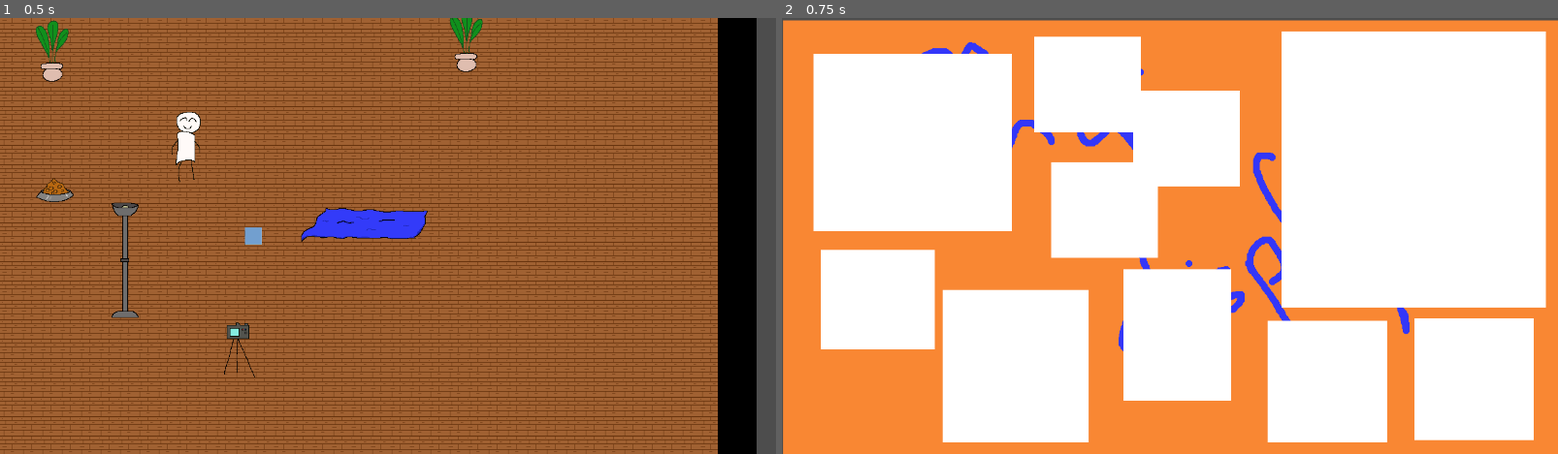
Above: before the commit, frames 1-2 (left to right).
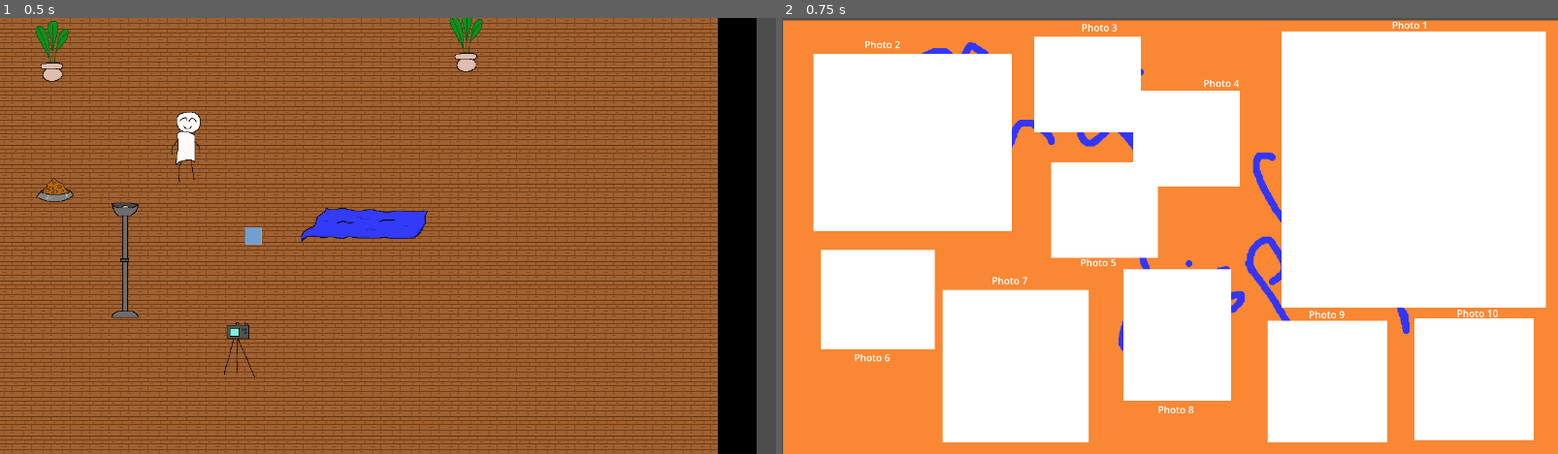
Above: after the commit, the same moments.

Repository: Mad2F/Catografy
Game: Godot game, scene res://code/main.tscn
The game is run twice, just before and just after one commit, with the same random seed, the same clock (stepped at 60 frames per second) and the same inputs.
Inputs:
- Up to frame 1 (0.5 s): no input
- Up to frame 2 (0.75 s): tap Enter (last_photo) at 0.5, 0.6 s; hold Right (move_right) from 0.53 s (still down)

Frame 1 is identical in both runs. In frame 2, 0.4% of the frame differs, in the area x 9-93%, y 0-91%.

Commit message:
feat: improving photo logic

Diff:
--- a/code/Composition/PhotoPrinter.gd
+++ b/code/Composition/PhotoPrinter.gd
@@ -16,10 +16,12 @@
 	# pour que Godot gère tout seul la notion de profondeur
 	print(size)
 	for item in items:
+		print(item.texture.resource_path)
 		if (item.position.x > 0 and item.position.x < 1 and
 			item.position.y > 0 and item.position.y < 1):
 			item.position.x = item.position.x * size.x - 0.5 * size.x
 			item.position.y = (1 -item.position.y) * (yMax - yMin) * size.y - 0.5 * size.y
 			add_child(item)
+			print(item.texture.resource_path)
 		else:
-			print(str(item.position.x) + ", " + str(item.position.x) + " hors champs")
+			print(str(item.texture.resource_path) + " at " + str(item.position.x) + ", " + str(item.position.x) + " hors champs")
--- a/code/scenes/PhotosDisplay.tscn
+++ b/code/scenes/PhotosDisplay.tscn
@@ -82,3 +82,74 @@
 offset_top = 496.0
 offset_right = 1240.0
 offset_bottom = 697.0
+
+[node name="Labels" type="Node" parent="."]
+
+[node name="label1" type="Label" parent="Labels"]
+offset_left = 1006.0
+offset_right = 1092.0
+offset_bottom = 32.0
+text = "Photo 1"
+
+[node name="label2" type="Label" parent="Labels"]
+offset_left = 136.0
+offset_top = 32.0
+offset_right = 222.0
+offset_bottom = 64.0
+text = "Photo 2"
+
+[node name="label3" type="Label" parent="Labels"]
+offset_left = 494.0
+offset_top = 4.0
+offset_right = 580.0
+offset_bottom = 36.0
+text = "Photo 3"
+
+[node name="label4" type="Label" parent="Labels"]
+offset_left = 695.0
+offset_top = 96.0
+offset_right = 781.0
+offset_bottom = 128.0
+text = "Photo 4"
+
+[node name="label5" type="Label" parent="Labels"]
+offset_left = 492.0
+offset_top = 392.0
+offset_right = 578.0
+offset_bottom = 424.0
+text = "Photo 5"
+
+[node name="label6" type="Label" parent="Labels"]
+offset_left = 119.0
+offset_top = 549.0
+offset_right = 205.0
+offset_bottom = 581.0
+text = "Photo 6"
+
+[node name="label7" type="Label" parent="Labels"]
+offset_left = 346.0
+offset_top = 422.0
+offset_right = 432.0
+offset_bottom = 454.0
+text = "Photo 7"
+
+[node name="label8" type="Label" parent="Labels"]
+offset_left = 620.0
+offset_top = 635.0
+offset_right = 706.0
+offset_bottom = 667.0
+text = "Photo 8"
+
+[node name="label9" type="Label" parent="Labels"]
+offset_left = 869.0
+offset_top = 478.0
+offset_right = 955.0
+offset_bottom = 510.0
+text = "Photo 9"
+
+[node name="label10" type="Label" parent="Labels"]
+offset_left = 1113.0
+offset_top = 476.0
+offset_right = 1199.0
+offset_bottom = 508.0
+text = "Photo 10"
--- a/code/scripts/PhotosDisplay.gd
+++ b/code/scripts/PhotosDisplay.gd
@@ -1,20 +1,42 @@
 extends Node
+
+@export var yMin : float = 0
+@export var yMax : float = 0.75
+@export var scaleClose : float = 1.
+@export var scaleFar : float = 0.7
+
+func printPhoto(size : Vector2, items : Array[Sprite2D], background : Sprite2D):
+	#background.position = Vector2(0,0)
+	#add_child(background)
+	#Faire les maths pour recalculer la position des items proprement par rapport au x,y
+	#Pour l'instant on reprend la position pure
+
+	# TODO : il faut ordonner par y => les plus au fond doivent être ajoutés en premier
+	# pour que Godot gère tout seul la notion de profondeur
+	var sub_items : Array[Sprite2D] = []
+	for item in items:
+		if (item.position.x > 0 and item.position.x < 1 and
+			item.position.y > 0 and item.position.y < 1):
+			item.position.x = item.position.x * size.x - 0.5 * size.x
+			item.position.y = (1 -item.position.y) * (yMax - yMin) * size.y - 0.5 * size.y
+			sub_items.append(item)
+		#else:
+			#print(str(item.texture.resource_path) + " at " + str(item.position.x) + ", " + str(item.position.x) + " hors champs")
+	return items
 
 func _ready():
 	var background := Sprite2D.new()
 	var i : int = 0
 	for items in Global.items_in_photos:
-		#var frame = Sprite2D.new()
-		#frame.texture = $Frame.texture
-		#frame.position.x = $Frame.position.x * (3*i + 1)
-		#frame.position.y = $Frame.position.y
+		var ref_frame = get_node("Frames/"+str(i))
+		print("Index " + str(i) + str(ref_frame.position) + str(ref_frame.size))
 
-		var photoprinter = PhotoPrinter.new()
+		var new_items = printPhoto(ref_frame.size, items, background)
+		for item in new_items:
+			print(item.texture.resource_path + " " + str(item.position) + " > " + str(item.position + ref_frame.position))
+			item.position = item.position + ref_frame.position + 0.5 * ref_frame.size
+			item.z_index = 100
+			add_child(item)
 
-		#add_child(frame)
-
-		var ref_frame = get_node("Frames/"+str(i))
-
-		photoprinter.printPhoto(0.75 * ref_frame.get_rect().size, items, background)
-		ref_frame.hide()
+		#ref_frame.hide()
 		i = i + 1
